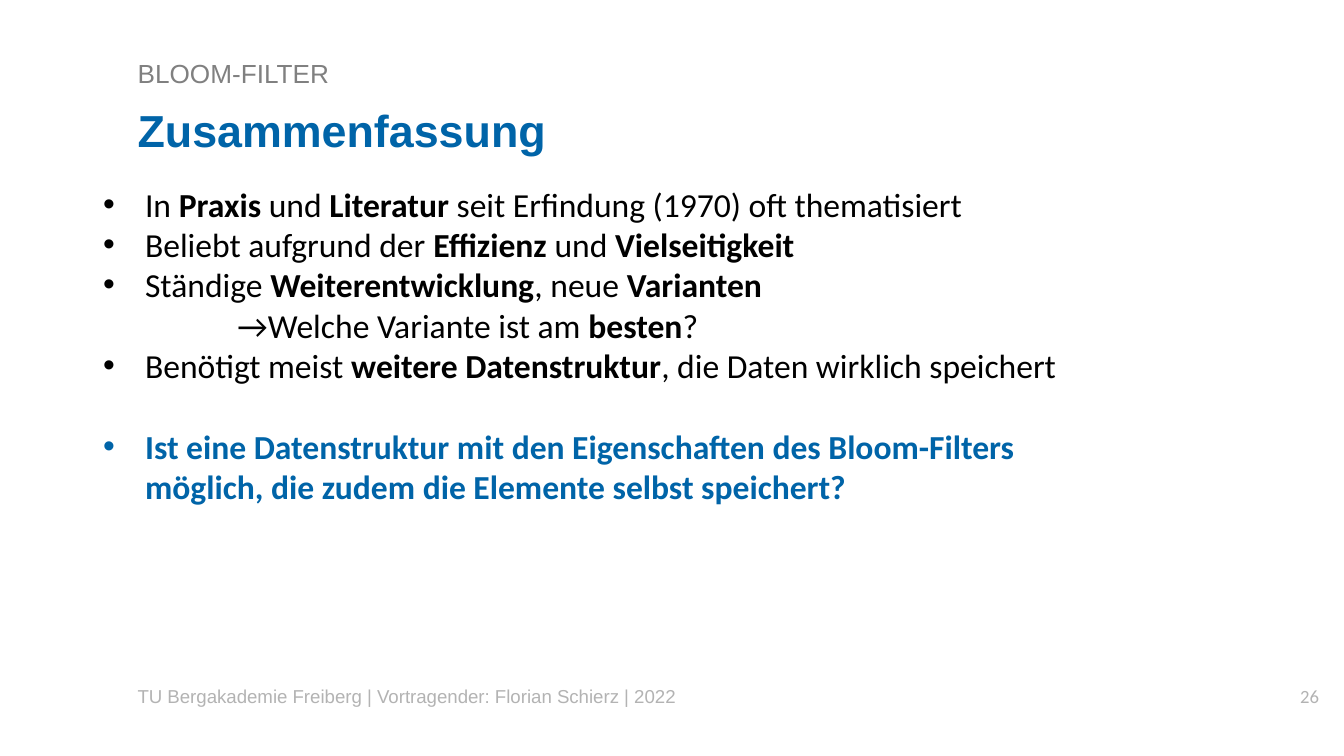
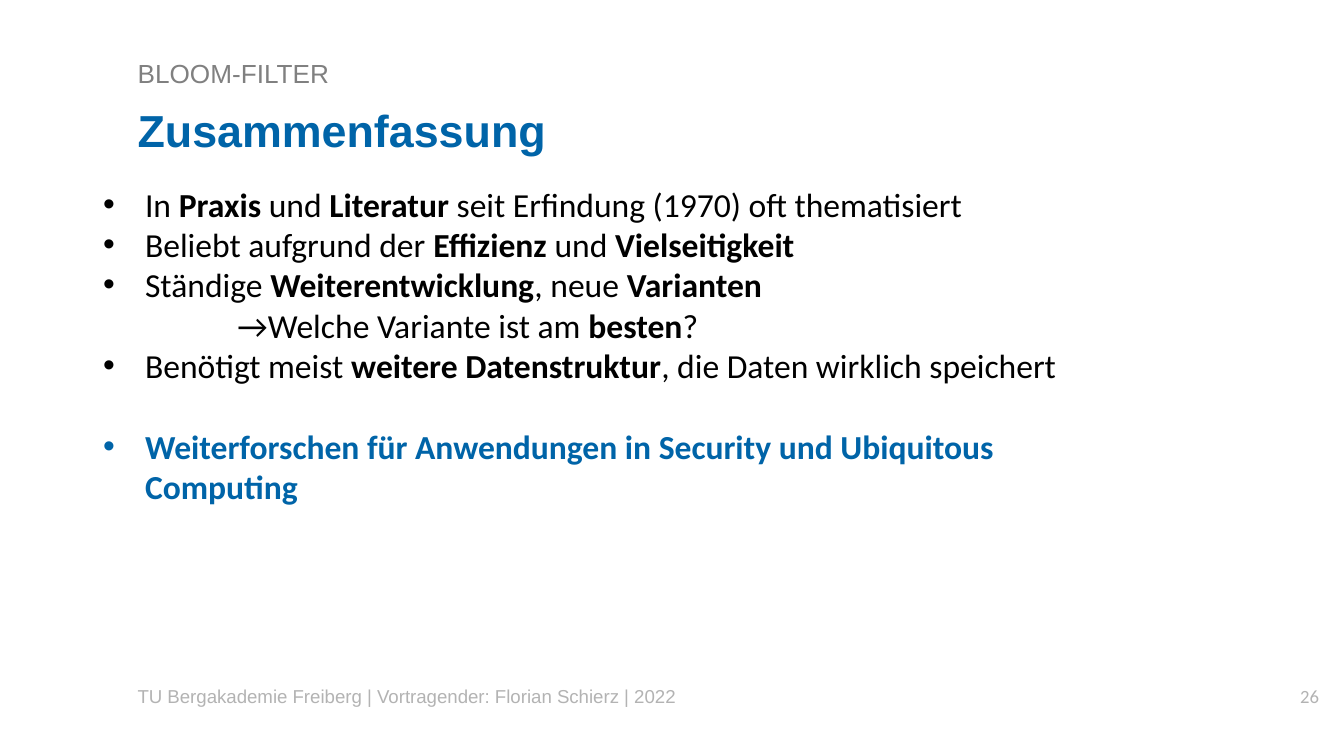
Before and after one commit to Florian2501/Seminar, a slide deck: slide 26 of Vorträge/VortragFlorianSchierzBloomfilterKurz.pptx. Drawn at 1344x756 pixels with LibreOffice and Linux fonts; fonts in the diff are those of the drawing; background and template pictures are left out. Boxes give left, top, right and bottom in pixels: in the first picture for what was removed or moved away, otherwise in the second. Text is boxed around its words. In the diff, an @@ line names an element or a change of style, - is before the commit and + after.

```diff
--- a/Vorträge/VortragFlorianSchierzBloomfilterKurz.pptx
+++ b/Vorträge/VortragFlorianSchierzBloomfilterKurz.pptx
@@ text at (145, 435, 993, 505): text changed @@
-• Ist eine Datenstruktur mit den Eigenschaften des Bloom-Filters möglich, die zudem die Elemente selbst speichert?
+• Weiterforschen für Anwendungen in Security und Ubiquitous Computing
```
Also in this commit, not shown: 2 other slides changed, 4 slides added, 7 other files.
